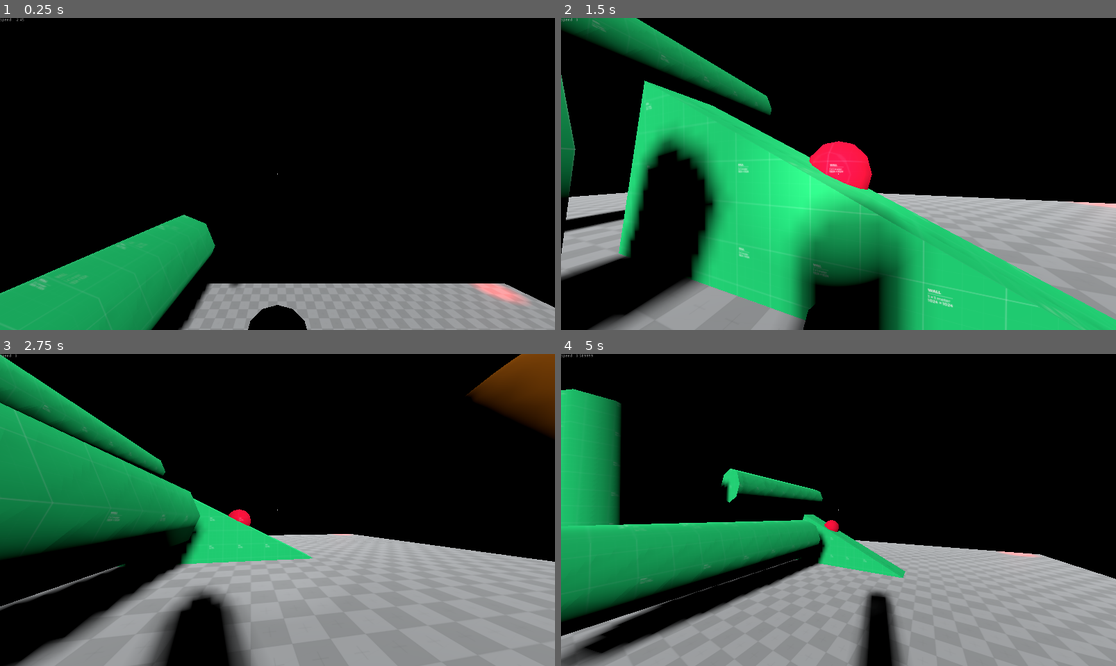
Above: before the commit, frames 1-4 (two rows, left to right).
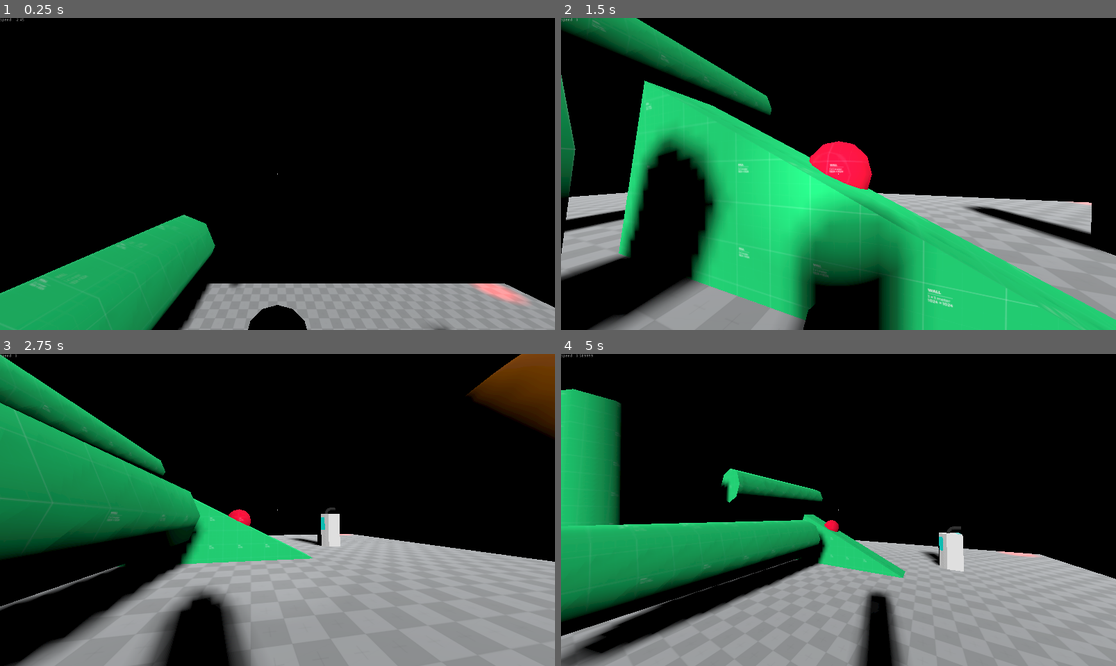
Above: after the commit, the same moments.

Repository: Telkan/Through-the-Heart-of-the-Giant
Game: Godot game, scene res://TestBench/Spatial.tscn
The game is run twice, just before and just after one commit, with the same random seed, the same clock (stepped at 60 frames per second) and the same inputs.
Inputs (mouse positions are in pixels of both pictures, inside the frame that each line leads up to):
- Up to frame 1 (0.25 s): no input
- Up to frame 2 (1.5 s): move the mouse to (866, 174) at 0.52 s; hold D (d) 0.53-1.28 s; tap Space (jump) at 0.77 s; tap Q (q) at 0.8, 1.35 s; move the mouse to (810, 174) at 1.27 s
- Up to frame 3 (2.75 s): tap Space (jump) at 1.52 s; tap S (s) at 1.55 s; move the mouse to (288, 503) at 2.02 s; hold S (s) from 2.03 s (still down); tap D (d) at 2.3 s
- Up to frame 4 (5 s): move the mouse to (832, 516) at 2.77 s; release S (s) at 2.78 s; click (832, 516) at 2.85 s; tap Space (jump) at 3.02, 3.77, 4.52 s; tap Q (q) at 3.05, 4.35 s; move the mouse to (877, 513) at 3.52 s; hold D (d) 3.53-4.28 s; tap S (s) at 3.8 s; move the mouse to (794, 506) at 4.27 s; tap D (d) at 4.55 s

The runs differ from the first frame. In frame 1, less than 0.1% of the frame differs, in the area x 77-82%, y 97-100%; in frame 2, 1.7%, in the area x 48-100%, y 50-77%; in frame 3, 0.4%; in frame 4, 0.6%.

Commit message:
FUCKING FINALLY I HATE IT I HATE IT I HATE IT

Diff:
--- a/TestBench/Spatial.tscn
+++ b/TestBench/Spatial.tscn
@@ -8,6 +8,8 @@
 [ext_resource path="res://TestBench/Label.gd" type="Script" id=6]
 [ext_resource path="res://Ressource/kenney_prototype_textures/light/texture_08.png" type="Texture" id=7]
 [ext_resource path="res://TestBench/PathFollow.gd" type="Script" id=8]
+[ext_resource path="res://Ressource/3D models/CryoPods/podTexture.png" type="Texture" id=9]
+[ext_resource path="res://Ressource/3D models/CryoPods/pod.obj" type="ArrayMesh" id=10]
 
 [sub_resource type="BoxShape" id=1]
 
@@ -45,6 +47,9 @@
 [sub_resource type="Environment" id=8]
 ambient_light_energy = 0.1
 glow_enabled = true
+
+[sub_resource type="SpatialMaterial" id=9]
+albedo_texture = ExtResource( 9 )
 
 [node name="Spatial" type="Spatial"]
 script = ExtResource( 4 )
@@ -161,3 +166,9 @@
 light_color = Color( 1, 0, 0, 1 )
 light_energy = 3.92
 omni_range = 1.3
+
+[node name="pod" type="MeshInstance" parent="."]
+transform = Transform( 3, 0, 0, 0, 3, 0, 0, 0, 3, 8, 0, -3 )
+mesh = ExtResource( 10 )
+material/0 = SubResource( 9 )
+material/1 = null
--- a/project.godot
+++ b/project.godot
@@ -19,6 +19,18 @@
 window/size/width=1920
 window/size/height=1080
 window/size/fullscreen=true
+
+[importer_defaults]
+
+texture={
+"flags/filter": false
+}
+texture_3d={
+"flags/filter": false
+}
+texture_array={
+"flags/filter": false
+}
 
 [input]
 
@@ -69,4 +81,5 @@
 [rendering]
 
 environment/default_clear_color=Color( 0, 0, 0, 1 )
+quality/depth/hdr=false
 environment/default_environment="res://default_env.tres"
Binary file added: Ressource/3D models/CryoPods/pipe.png
Not shown, added: Ressource/3D models/CryoPods/pipe.png.import
Not shown, added: Ressource/3D models/CryoPods/pod.mtl
Not shown, added: Ressource/3D models/CryoPods/pod.obj
Not shown, added: Ressource/3D models/CryoPods/pod.obj.import
Binary file added: Ressource/3D models/CryoPods/podTexture.png
Not shown, added: Ressource/3D models/CryoPods/podTexture.png.import
Not shown: 1 places in TestBench/Spatial.tscn that only renumber resources
